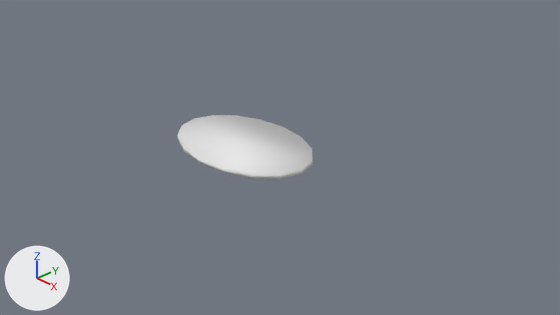
Two versions of the Blender file Paint the Town v1/Assets/Models/Mirror/Mirror.blend, one commit apart.
Rendered twice from the file's camera 'Camera'. Every picture has the same lights, and +X, +Y and +Z are marked at lower left.
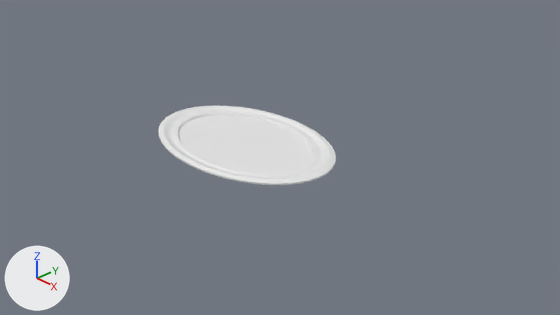
Changed parts and their boxes [x1, y1, x2, y2] in the pictures (560 x 315 px):
'Cylinder', reshaped, modifiers changed (31% wider, 23% taller)
    before: [177, 115, 313, 179]
    after: [158, 106, 336, 185]

The edits, one by one:
me_cylinder is used by ob_cylinder; location (-0.34, -0.05, 0.59).
me_cylinder had 32 vertices, 18 faces and spanned x -1.5..1.5, y -1.0..1.0, z -0.04..0.04.
me_cylinder now has 288 vertices, 272 faces and spans x -1.99..1.99, y -1.33..1.33, z 0.04..0.14.
Part 1, on me_cylinder:
16 vertices are removed from x -1.5..1.5, y -1.0..1.0, z -0.04.
18 faces are deleted.
272 vertices are added at x -1.99..1.99, y -1.33..1.33, z 0.04..0.14.
272 new faces join them.
Object 'Cylinder' (ob_cylinder) gains a SUBSURF modifier named 'Subsurf'.
